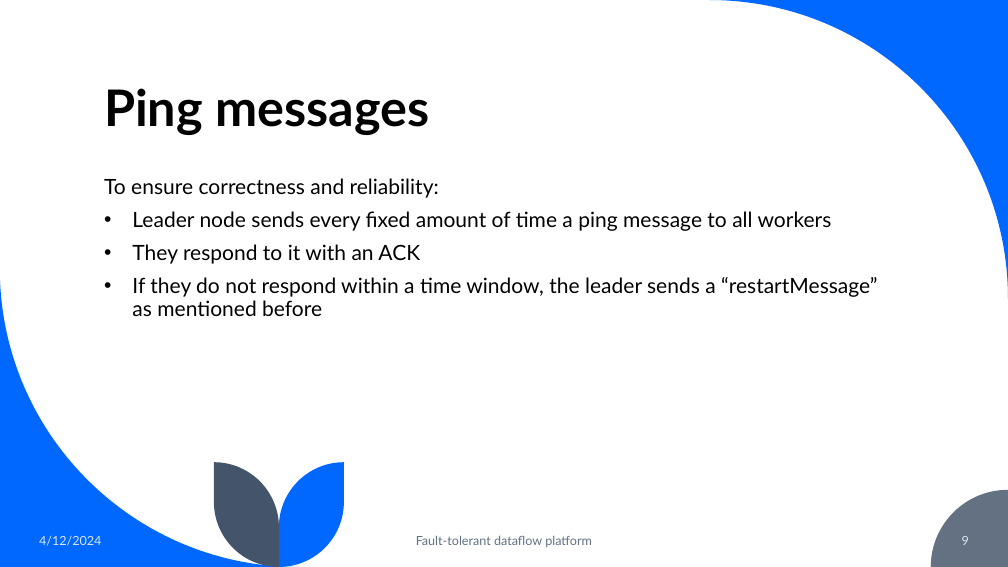
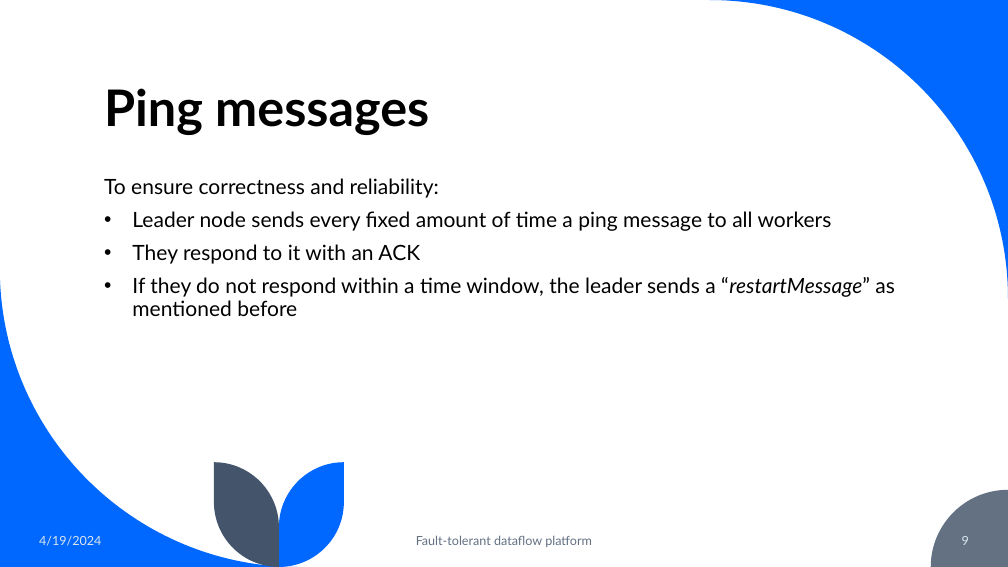
Before and after one commit to ftoschi14/DISTSYS-2023-Toschi-Giannubilo-Galimberti, a slide deck: slide 9 of Presentazione_Progetto_TGG.pptx. Drawn at 1008x567 pixels with LibreOffice and Linux fonts; fonts in the diff are those of the drawing. Boxes give left, top, right and bottom in pixels: in the first picture for what was removed or moved away, otherwise in the second. Text is boxed around its words. In the diff, an @@ line names an element or a change of style, - is before the commit and + after.

```diff
--- a/Presentazione_Progetto_TGG.pptx
+++ b/Presentazione_Progetto_TGG.pptx
@@ text at [132, 277, 895, 316]: italic on in "“restartMessage”" @@
@@ text at [39, 536, 101, 546]: text changed @@
-4/12/2024
+4/19/2024
```
Also in this commit, not shown: 14 other slides changed, 6 slides removed.
